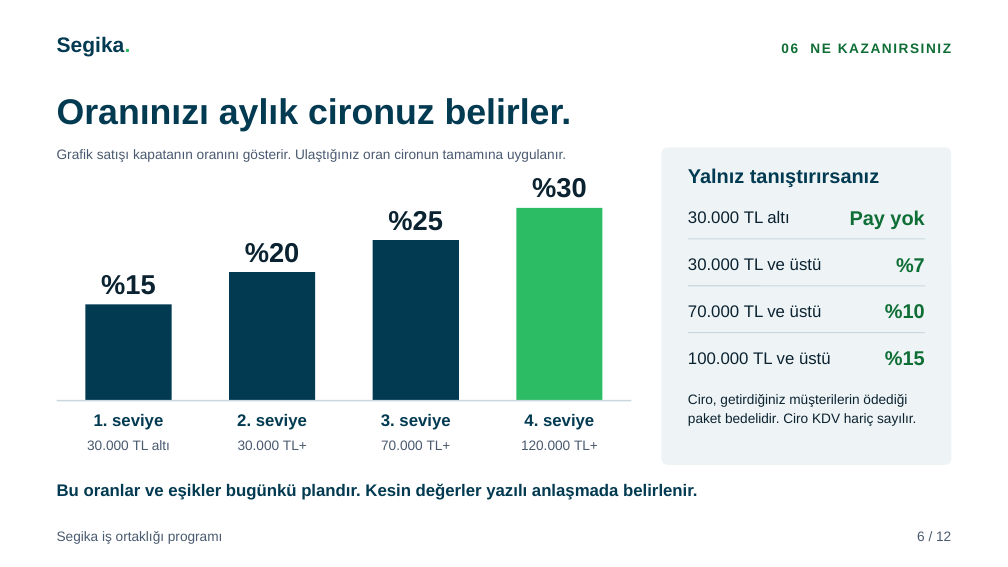
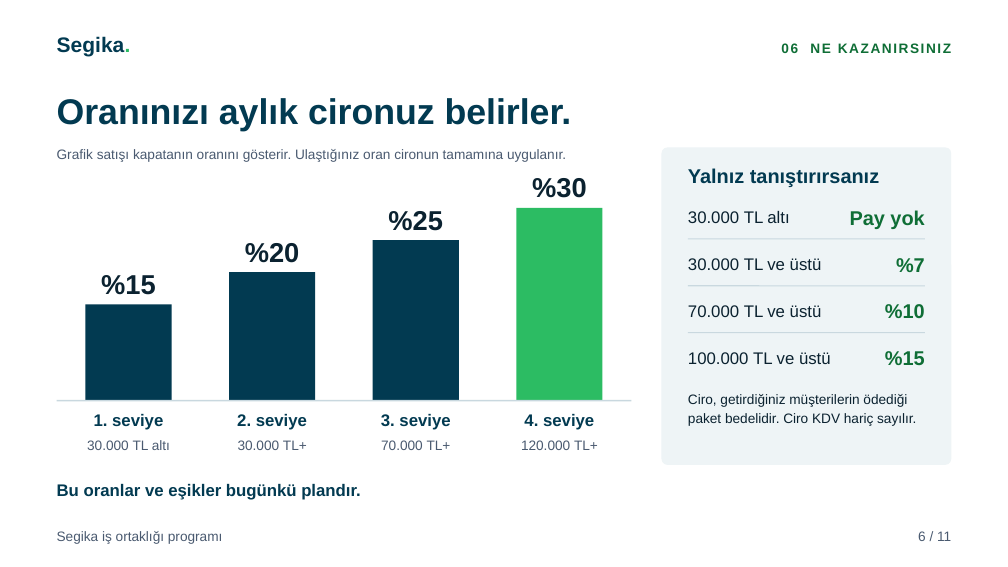
Before and after one commit to karacaismail/19ekim, a slide deck: slide 6 of public/indir/segika/segika-is-ortakligi-sunum.pptx. Drawn at 1008x567 pixels with LibreOffice and Linux fonts; fonts in the diff are those of the drawing. Boxes give left, top, right and bottom in pixels: in the first picture for what was removed or moved away, otherwise in the second. Text is boxed around its words. In the diff, an @@ line names an element or a change of style, - is before the commit and + after.

```diff
--- a/public/indir/segika/segika-is-ortakligi-sunum.pptx
+++ b/public/indir/segika/segika-is-ortakligi-sunum.pptx
@@ text at (57,484,361,500): text changed @@
-Bu oranlar ve eşikler bugünkü plandır. Kesin değerler yazılı anlaşmada belirlenir.
+Bu oranlar ve eşikler bugünkü plandır.
@@ text at (918,531,951,541): text changed @@
-6 / 12
+6 / 11
```
Also in this commit, not shown: 9 other slides changed, 1 slide removed, 42 other files.
